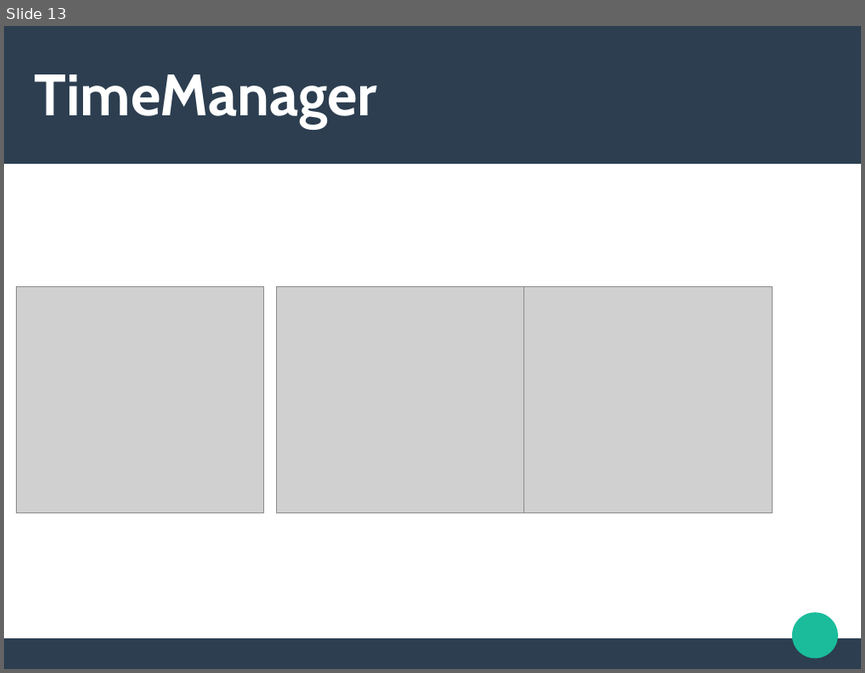
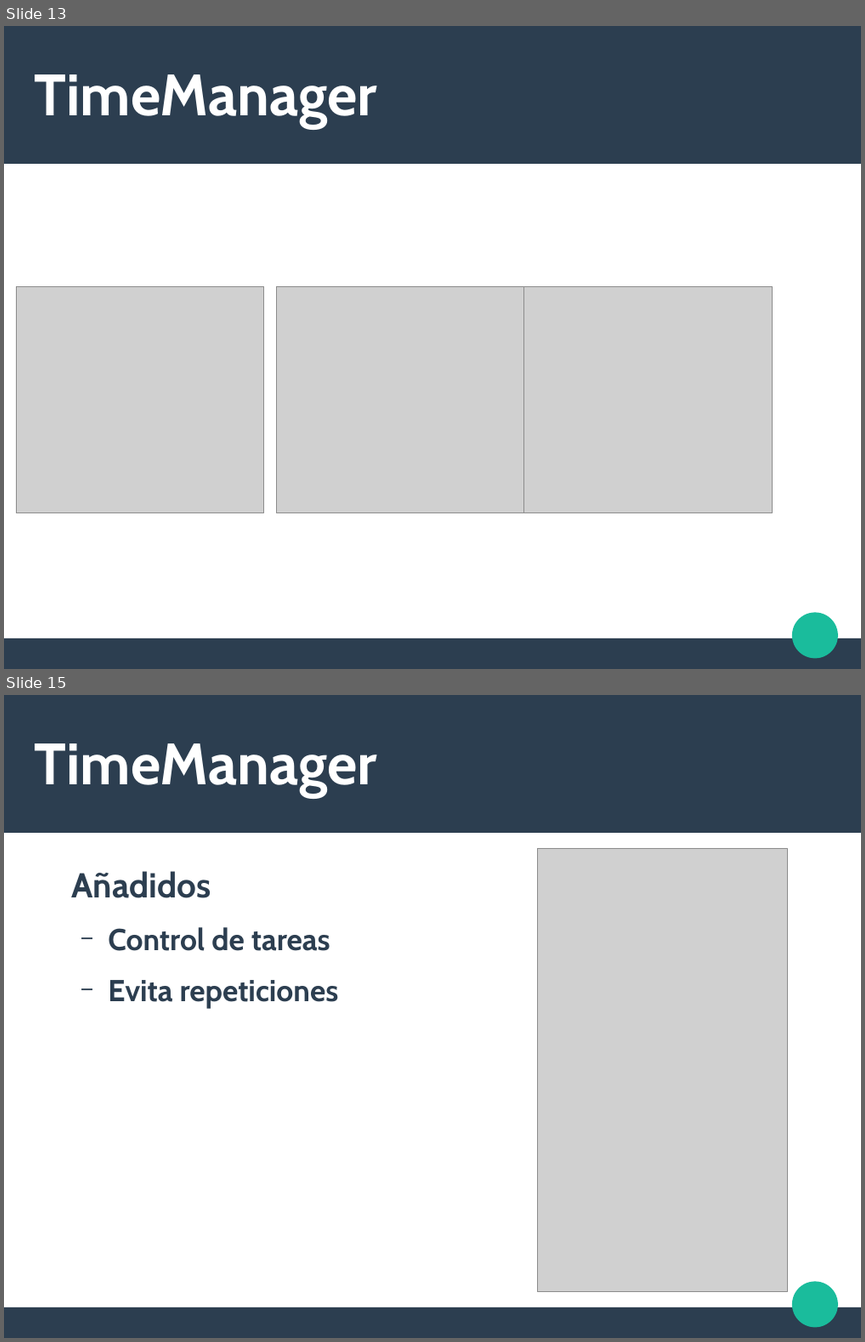
Before and after one commit to wildVeli/PMDTimeApp, a slide deck: Documents/Power.odp. Shown one above the other, each under a label of ours: slide 13 before the commit, slides 13 and 15 after it; the slides between them are not shown. The pictures are 865x673 and 865x1342 pixels, drawn with LibreOffice and Linux fonts; fonts in the diff are those of the drawing; grey boxes stand for pictures. Boxes give left, top, right and bottom in pixels: in the first picture for what was removed or moved away, otherwise in the second. Text is boxed around its words. In the diff, an @@ line names an element or a change of style, - is before the commit and + after.

```diff
--- a/Documents/Power.odp
+++ b/Documents/Power.odp
@@ slide 15 added at [4, 695, 861, 1338], background #FFFFFF; not listed: 3 template elements that a slide beside it also shows @@
@@ title added at [35, 743, 377, 797], 54 pt, text #FFFFFF, bold @@
+TimeManager
@@ text added at [71, 871, 339, 1009], 28 pt, text #2C3E50, bold @@
+Añadidos
+  − Control de tareas
+  − Evita repeticiones
@@ picture added at [537, 848, 787, 1292] @@
```
Also in this commit, not shown: 3 other slides added, 8 other files.
